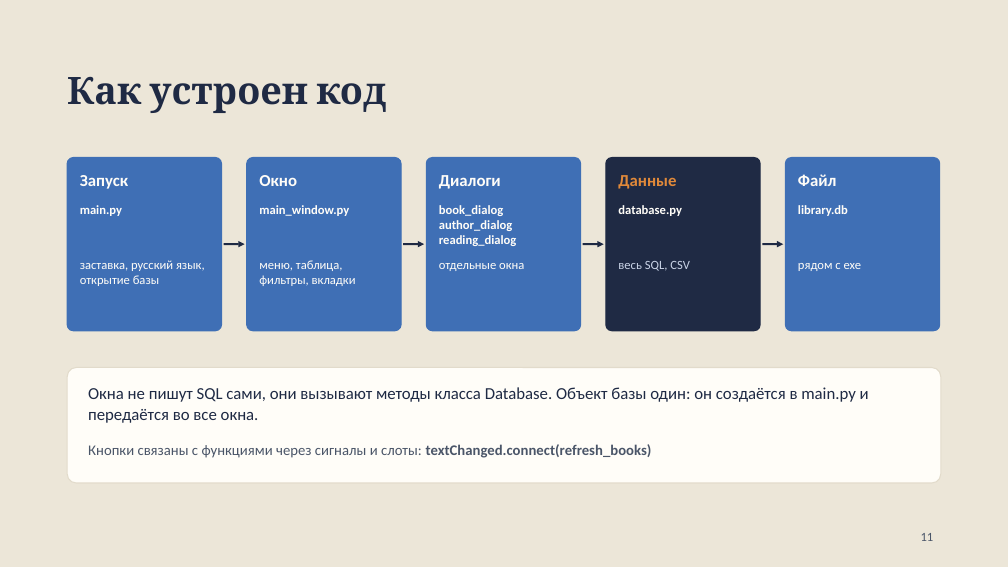
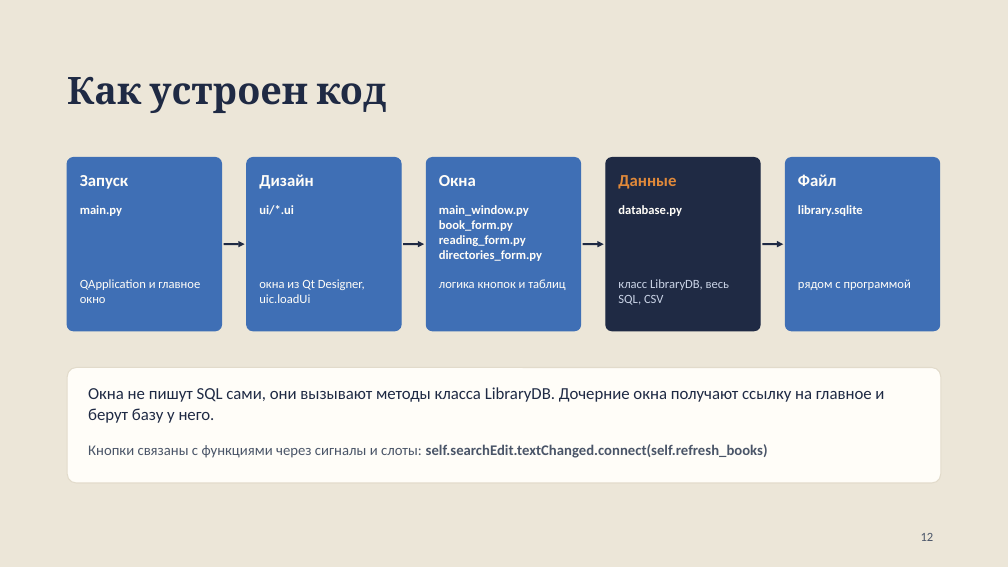
Before and after one commit to monogamie/project, a slide deck: slide 12 of Документы/Презентация.pptx (slide 11 before the commit). Drawn at 1008x567 pixels with LibreOffice and Linux fonts; fonts in the diff are those of the drawing. Boxes give left, top, right and bottom in pixels: in the first picture for what was removed or moved away, otherwise in the second. Text is boxed around its words. In the diff, an @@ line names an element or a change of style, - is before the commit and + after.

```diff
--- a/Документы/Презентация.pptx
+++ b/Документы/Презентация.pptx
@@ text at [259,174,313,189]: text changed @@
-Окно
+Дизайн
@@ text at [439,175,476,186]: text changed @@
-Диалоги
+Окна
@@ text at [259,205,294,215]: text changed @@
-main_window.py
+ui/*.ui
@@ text at [439,205,542,261]: text changed @@
-book_dialog
-author_dialog
-reading_dialog
+main_window.py
+book_form.py
+reading_form.py
+directories_form.py
@@ text at [798,205,863,216]: text changed @@
-library.db
+library.sqlite
@@ text at [80,279,200,303]: text changed @@
-заставка, русский язык, открытие базы
+QApplication и главное окно
@@ text at [259,279,365,303]: text changed @@
-меню, таблица, фильтры, вкладки
+окна из Qt Designer, uic.loadUi
@@ text at [439,279,565,290]: text changed @@
-отдельные окна
+логика кнопок и таблиц
@@ text at [618,279,729,305]: text changed @@
-весь SQL, CSV
+класс LibraryDB, весь SQL, CSV
@@ text at [798,279,911,290]: text changed @@
-рядом с exe
+рядом с программой
@@ text at [88,387,884,423]: text changed @@
-Окна не пишут SQL сами, они вызывают методы класса Database. Объект базы один: он создаётся в main.py и передаётся во все окна.
+Окна не пишут SQL сами, они вызывают методы класса LibraryDB. Дочерние окна получают ссылку на главное и берут базу у него.
@@ text at [88,444,768,458]: text changed; bold on @@
-Кнопки связаны с функциями через сигналы и слоты: textChanged.connect(refresh_books)
+Кнопки связаны с функциями через сигналы и слоты: self.searchEdit.textChanged.connect(self.refresh_books)
@@ page number at [921,533,934,541]: text changed @@
-11
+12
```
Also in this commit, not shown: 12 other slides changed, 4 slides added, 2 slides removed, 7 other files.
